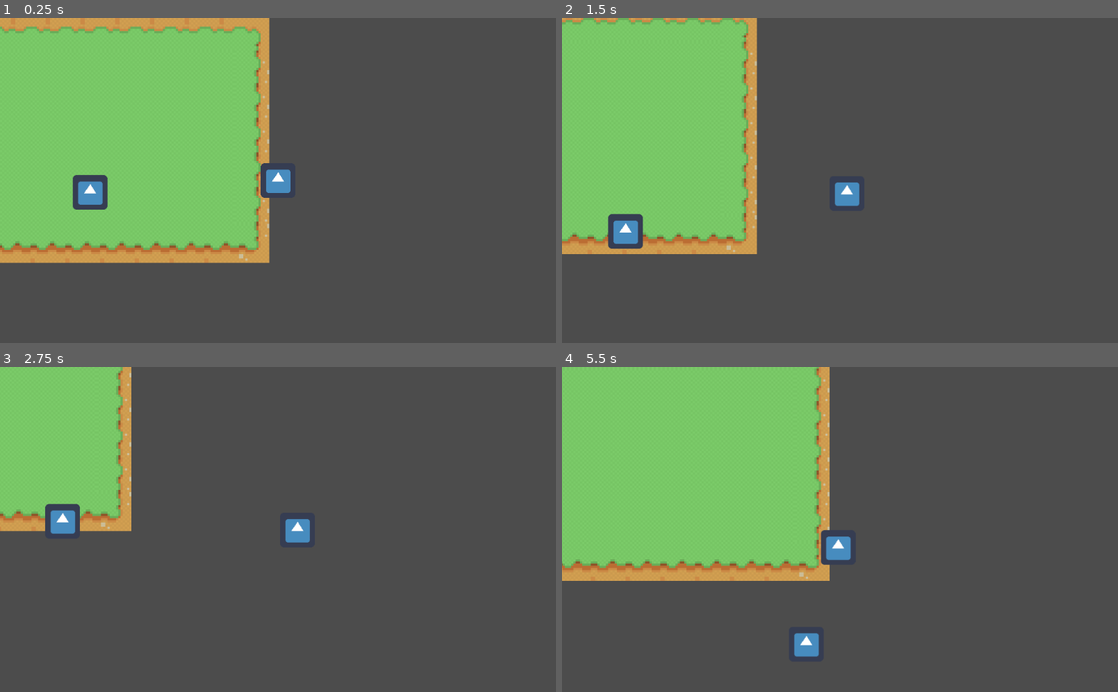
Above: before the commit, frames 1-4 (two rows, left to right).
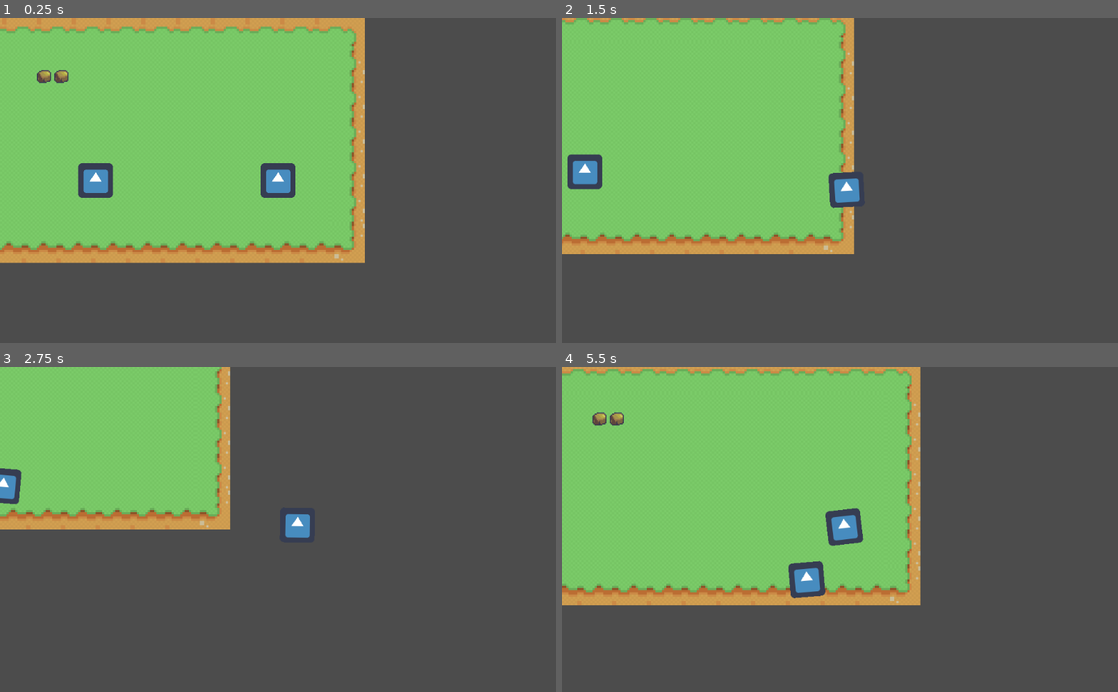
Above: after the commit, the same moments.

Repository: lowerx/GMTK2022-minus
Game: Godot game, scene res://World.tscn
The game is run twice, just before and just after one commit, with the same random seed, the same clock (stepped at 60 frames per second) and the same inputs. The project has no main scene, so this scene is started directly. The engine's default icon, where the game draws it, is replaced by a stand-in: a white triangle on a blue panel in a dark square.
Inputs:
- Up to frame 1 (0.25 s): no input
- Up to frame 2 (1.5 s): hold D (Right) 0.53-1.28 s; hold Space (Attack) 0.53-1.28 s; hold S (Down) from 1.28 s (still down); tap Space (Attack) at 1.35 s
- Up to frame 3 (2.75 s): release S (Down) at 2.03 s; hold D (Right) from 2.03 s (still down); hold Space (Attack) from 2.03 s (still down)
- Up to frame 4 (5.5 s): release D (Right) at 2.78 s; release Space (Attack) at 2.78 s; hold W (Up) 2.78-3.53 s; tap Space (Attack) at 2.85, 4.35 s; hold Space (Attack) 3.53-4.28 s; hold A (Left) 3.53-5.03 s; hold S (Down) from 5.03 s (still down); hold Space (Attack) from 5.03 s (still down)

The runs differ from the first frame. In frame 1, 16% of the frame differs, in the area x 0-66%, y 0-76%; in frame 2, 16%; in frame 3, 11%; in frame 4, 21%, in the area x 0-65%, y 0-90%.

Commit message:
Animations

Diff:
--- a/GMTK 2022 Gamejam/Actors/Enemy.gd
+++ b/GMTK 2022 Gamejam/Actors/Enemy.gd
@@ -5,18 +5,19 @@
 func _ready() -> void:
 	SPEED = 50
 	DAMAGE = 1
-	movetimer = 10
+	movetimer = 100
 	movetimer_length = 100
 
 func _physics_process(delta):
 	movement_loop()
 	damage_loop()
-	if chasing_player:
-		loop_follow_target()
+	if hitstun <= 0:
+		if chasing_player:
+			loop_follow_target()
+		else:
+			loop_random_direction(["horizontal", "diagonal", "vertical"])
 	else:
-		loop_random_direction(["horizontal", "diagonal", "vertical"])
-
-
+		anim_switch("idle")
 
 func _on_PlayerDetection_body_entered(body: Node) -> void:
 	if body.get_name() == "Player":
--- a/GMTK 2022 Gamejam/Actors/Enemy.tscn
+++ b/GMTK 2022 Gamejam/Actors/Enemy.tscn
@@ -11,6 +11,64 @@
 
 [sub_resource type="CircleShape2D" id=3]
 radius = 140.918
+
+[sub_resource type="Animation" id=7]
+resource_name = "idle"
+length = 0.1
+loop = true
+tracks/0/type = "value"
+tracks/0/path = NodePath("Sprite:offset")
+tracks/0/interp = 1
+tracks/0/loop_wrap = true
+tracks/0/imported = false
+tracks/0/enabled = true
+tracks/0/keys = {
+"times": PoolRealArray( 0 ),
+"transitions": PoolRealArray( 1 ),
+"update": 0,
+"values": [ Vector2( 0, 0 ) ]
+}
+tracks/1/type = "value"
+tracks/1/path = NodePath("Sprite:rotation_degrees")
+tracks/1/interp = 1
+tracks/1/loop_wrap = true
+tracks/1/imported = false
+tracks/1/enabled = true
+tracks/1/keys = {
+"times": PoolRealArray( 0 ),
+"transitions": PoolRealArray( 1 ),
+"update": 0,
+"values": [ 0.0 ]
+}
+
+[sub_resource type="Animation" id=8]
+resource_name = "walk"
+length = 0.8
+loop = true
+tracks/0/type = "value"
+tracks/0/path = NodePath("Sprite:offset")
+tracks/0/interp = 1
+tracks/0/loop_wrap = true
+tracks/0/imported = false
+tracks/0/enabled = true
+tracks/0/keys = {
+"times": PoolRealArray( 0, 0.2, 0.4, 0.6 ),
+"transitions": PoolRealArray( 1, 1, 1, 1 ),
+"update": 0,
+"values": [ Vector2( 0, 0 ), Vector2( 0, -10 ), Vector2( 0, 0 ), Vector2( 0, -10 ) ]
+}
+tracks/1/type = "value"
+tracks/1/path = NodePath("Sprite:rotation_degrees")
+tracks/1/interp = 1
+tracks/1/loop_wrap = true
+tracks/1/imported = false
+tracks/1/enabled = true
+tracks/1/keys = {
+"times": PoolRealArray( 0, 0.2, 0.4, 0.6 ),
+"transitions": PoolRealArray( 1, 1, 1, 1 ),
+"update": 0,
+"values": [ -10.0, 0.0, 10.0, 0.0 ]
+}
 
 [node name="Enemy" type="KinematicBody2D"]
 collision_layer = 4
@@ -35,5 +93,9 @@
 [node name="CollisionShape2D" type="CollisionShape2D" parent="PlayerDetection"]
 shape = SubResource( 3 )
 
+[node name="anim" type="AnimationPlayer" parent="."]
+anims/idle = SubResource( 7 )
+anims/walk = SubResource( 8 )
+
 [connection signal="body_entered" from="PlayerDetection" to="." method="_on_PlayerDetection_body_entered"]
 [connection signal="body_exited" from="PlayerDetection" to="." method="_on_PlayerDetection_body_exited"]
--- a/GMTK 2022 Gamejam/Actors/Entity.gd
+++ b/GMTK 2022 Gamejam/Actors/Entity.gd
@@ -13,7 +13,7 @@
 # MOVEMENT
 var movedir = Vector2.ZERO
 var knockdir = Vector2.ZERO
-var spritedir = "down"
+var spritedir = "left"
 var movetimer = 0
 var movetimer_length = 0
 var movetimer_range
@@ -39,6 +39,7 @@
 		motion = movedir.normalized() * SPEED
 	else:
 		motion = knockdir.normalized() * SPEED * 1.5
+		anim_switch("idle")
 
 
 	# move_and_slide takes care of collisions and has you slide
@@ -54,20 +55,13 @@
 			spritedir = "left"
 		Vector2.RIGHT:
 			spritedir = "right"
-		Vector2.UP:
-			spritedir = "up"
-		Vector2.DOWN:
-			spritedir = "down"
 
 # This changes our player animation.  "animation" is a string
 # of the sort "idle", "push", or "walk"
 func anim_switch(animation):
 
-	var newanim = animation
-	if animation != "attack":
-		newanim = str(animation, spritedir)
-	if $anim.current_animation != newanim:
-		$anim.play(newanim)
+	if $anim.current_animation != animation:
+		$anim.play(animation)
 
 func damage_loop():
 	# If you're in hitstun countdown the timer
@@ -124,6 +118,7 @@
 		movetimer -= 1
 	if movetimer == 0 || is_on_wall():
 		movedir = rand_direction(dir_list)
+		anim_switch("walk")
 		reset_movetimer(flag_list)
 
 
@@ -133,4 +128,5 @@
 		movetimer -= 1
 	if movetimer == 0 || is_on_wall():
 		var targetdir = target.global_position - global_position
+		anim_switch("walk")
 		movedir = targetdir.normalized()
--- a/GMTK 2022 Gamejam/Actors/Player.gd
+++ b/GMTK 2022 Gamejam/Actors/Player.gd
@@ -1,6 +1,9 @@
 extends "res://Actors/Entity.gd"
 
 var attackBoxStartPosition
+
+export var attack_time = 0.3
+var cooldown = false
 
 # ready function lets us set "constants" when the file loads
 func _ready():
@@ -35,8 +38,19 @@
 	if LEFT:
 		$AttackBox/CollisionShape2D.position.x = -attackBoxStartPosition.x
 
-	if ATTACK:
-		anim_switch("attack")
+	if ATTACK and not cooldown:
+		cooldown = true
+		$AttackBox/CollisionShape2D.disabled = false
+		yield(get_tree().create_timer(attack_time), "timeout")
+		$AttackBox/CollisionShape2D.disabled = true
+		yield(get_tree().create_timer(attack_time), "timeout")
+		cooldown = false
+
+	if LEFT or RIGHT or UP or DOWN:
+		anim_switch("walk")
+
+	if not (LEFT or RIGHT or UP or DOWN):
+		anim_switch("idle")
 
 	# By adding our values together, we make it so that one key
 	# stroke does not take precidence over another, i.e. pushing
--- a/GMTK 2022 Gamejam/Actors/Player.tscn
+++ b/GMTK 2022 Gamejam/Actors/Player.tscn
@@ -12,20 +12,62 @@
 [sub_resource type="RectangleShape2D" id=5]
 extents = Vector2( 10, 16 )
 
-[sub_resource type="Animation" id=6]
-resource_name = "attack"
-length = 0.3
+[sub_resource type="Animation" id=7]
+resource_name = "idle"
+length = 0.1
+loop = true
 tracks/0/type = "value"
-tracks/0/path = NodePath("AttackBox/CollisionShape2D:disabled")
+tracks/0/path = NodePath("Sprite:offset")
 tracks/0/interp = 1
 tracks/0/loop_wrap = true
 tracks/0/imported = false
 tracks/0/enabled = true
 tracks/0/keys = {
-"times": PoolRealArray( 0, 0.3 ),
-"transitions": PoolRealArray( 1, 1 ),
-"update": 1,
-"values": [ false, true ]
+"times": PoolRealArray( 0 ),
+"transitions": PoolRealArray( 1 ),
+"update": 0,
+"values": [ Vector2( 0, 0 ) ]
+}
+tracks/1/type = "value"
+tracks/1/path = NodePath("Sprite:rotation_degrees")
+tracks/1/interp = 1
+tracks/1/loop_wrap = true
+tracks/1/imported = false
+tracks/1/enabled = true
+tracks/1/keys = {
+"times": PoolRealArray( 0 ),
+"transitions": PoolRealArray( 1 ),
+"update": 0,
+"values": [ 0.0 ]
+}
+
+[sub_resource type="Animation" id=8]
+resource_name = "walk"
+length = 0.8
+loop = true
+tracks/0/type = "value"
+tracks/0/path = NodePath("Sprite:offset")
+tracks/0/interp = 1
+tracks/0/loop_wrap = true
+tracks/0/imported = false
+tracks/0/enabled = true
+tracks/0/keys = {
+"times": PoolRealArray( 0, 0.2, 0.4, 0.6 ),
+"transitions": PoolRealArray( 1, 1, 1, 1 ),
+"update": 0,
+"values": [ Vector2( 0, 0 ), Vector2( 0, -10 ), Vector2( 0, 0 ), Vector2( 0, -10 ) ]
+}
+tracks/1/type = "value"
+tracks/1/path = NodePath("Sprite:rotation_degrees")
+tracks/1/interp = 1
+tracks/1/loop_wrap = true
+tracks/1/imported = false
+tracks/1/enabled = true
+tracks/1/keys = {
+"times": PoolRealArray( 0, 0.2, 0.4, 0.6 ),
+"transitions": PoolRealArray( 1, 1, 1, 1 ),
+"update": 0,
+"values": [ -10.0, 0.0, 10.0, 0.0 ]
 }
 
 [node name="Player" type="KinematicBody2D"]
@@ -62,4 +104,5 @@
 disabled = true
 
 [node name="anim" type="AnimationPlayer" parent="."]
-anims/attack = SubResource( 6 )
+anims/idle = SubResource( 7 )
+anims/walk = SubResource( 8 )
--- a/GMTK 2022 Gamejam/World.tscn
+++ b/GMTK 2022 Gamejam/World.tscn
@@ -200,7 +200,7 @@
 format = 1
 
 [node name="Enemy" parent="." instance=ExtResource( 4 )]
-position = Vector2( 344, 192 )
+position = Vector2( 264, 184 )
 
 [node name="Player" parent="." instance=ExtResource( 3 )]
-position = Vector2( 520, 184 )
+position = Vector2( 432, 184 )
Not shown: 1 places in GMTK 2022 Gamejam/Actors/Enemy.tscn that only renumber resources
Not shown: 1 places in GMTK 2022 Gamejam/Actors/Player.tscn that only renumber resources
